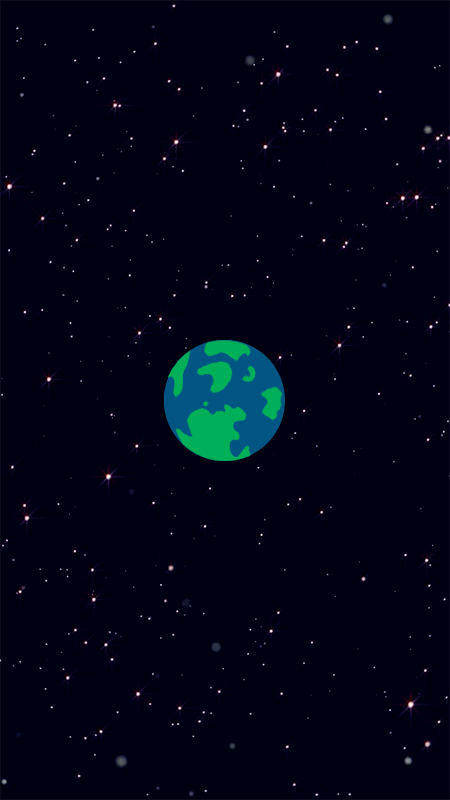
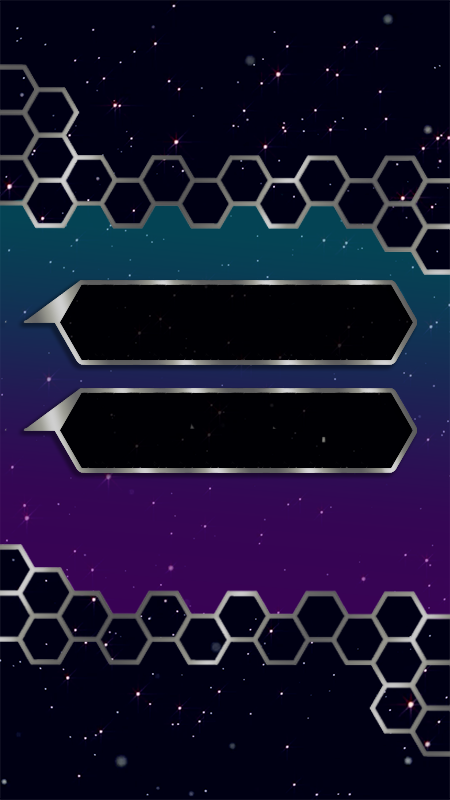
Layers edited between the first and the second 450 x 800 image:
hid "planet_original" over [164, 340, 285, 461]
added layer "Input Box copiar" above "Input Box" over [4, 386, 417, 473]
added layer "Input Box" above "Yes" over [4, 278, 417, 365]
added layer "Metal Border copiar" above "Metal Border" over [0, 64, 450, 443]
showed "Metal Border", painted on it over [0, 124, 450, 757]
showed "Camada 2", painted on it over [0, 131, 450, 790]
showed "Camada 1", painted on it over [0, 64, 450, 790]
